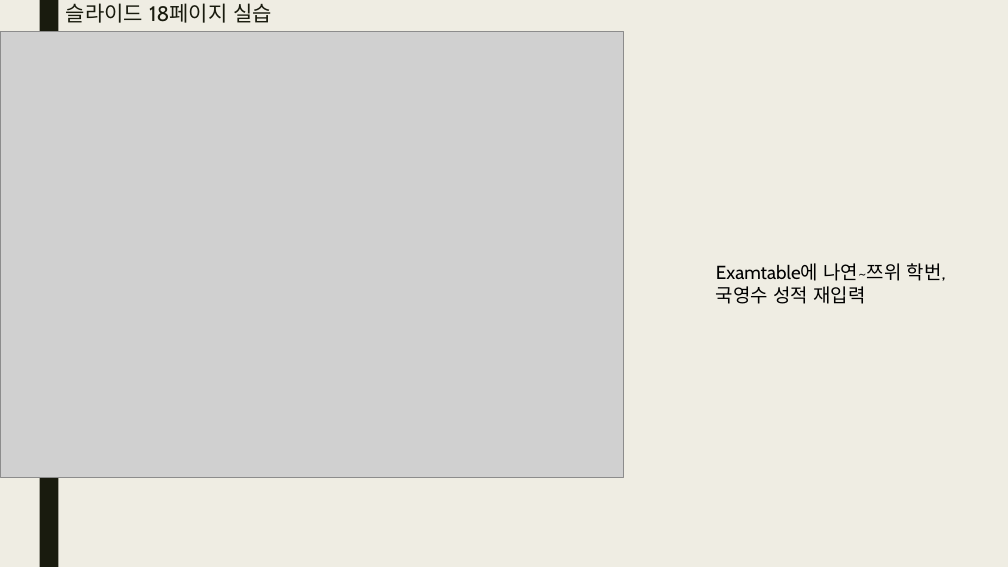
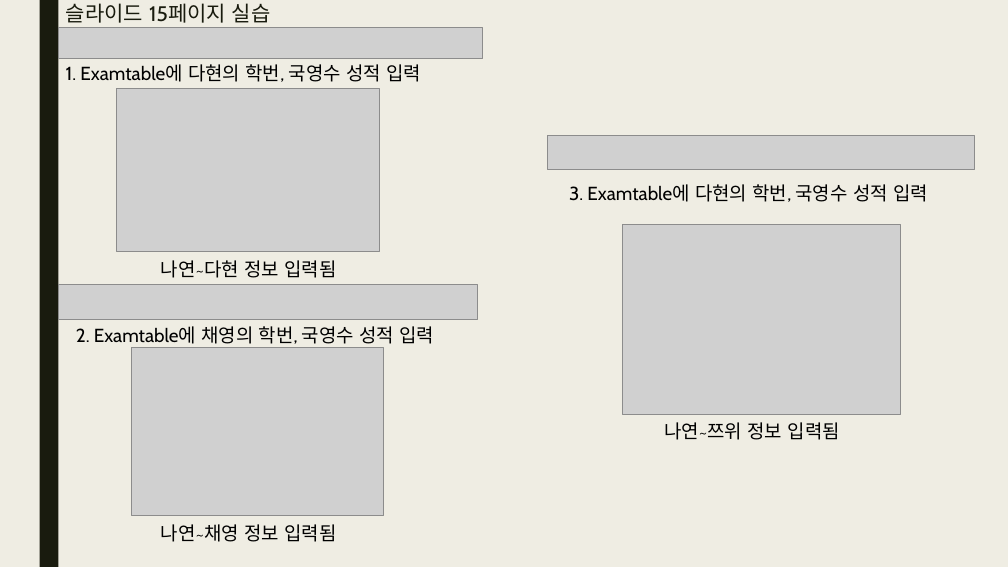
Before and after one commit to bino0130/politec-database, a slide deck: slide 10 of 데이터베이스프로그래밍 과제/20230508 데이터베이스 1강 과제 남정현.pptx (slide 12 before the commit). Drawn at 1008x567 pixels with LibreOffice and Linux fonts; fonts in the diff are those of the drawing; grey boxes stand for pictures. Boxes give left, top, right and bottom in pixels: in the first picture for what was removed or moved away, otherwise in the second. Text is boxed around its words. In the diff, an @@ line names an element or a change of style, - is before the commit and + after.

```diff
--- a/데이터베이스프로그래밍 과제/20230508 데이터베이스 1강 과제 남정현.pptx
+++ b/데이터베이스프로그래밍 과제/20230508 데이터베이스 1강 과제 남정현.pptx
@@ picture added at <box>58,27,483,59</box> @@
@@ title at <box>66,3,271,23</box>: text changed @@
-슬라이드 18페이지 실습
+슬라이드 15페이지 실습
@@ picture removed at <box>0,31,624,478</box> @@
@@ text added at <box>66,64,421,82</box>, 18 pt, text #000000 @@
+1. Examtable에 다현의 학번, 국영수 성적 입력
@@ picture added at <box>116,88,380,251</box> @@
@@ picture added at <box>547,136,975,170</box> @@
@@ text at <box>569,184,928,202</box>: text changed @@
-Examtable에 나연~쯔위 학번, 국영수 성적 재입력
+3. Examtable에 다현의 학번, 국영수 성적 입력
@@ picture added at <box>622,225,901,414</box> @@
@@ text added at <box>161,260,336,278</box>, 18 pt, text #000000 @@
+나연~다현 정보 입력됨
@@ picture added at <box>58,285,477,320</box> @@
@@ text added at <box>76,326,434,344</box>, 18 pt, text #000000 @@
+2. Examtable에 채영의 학번, 국영수 성적 입력
@@ picture added at <box>132,348,384,516</box> @@
@@ text added at <box>664,422,840,440</box>, 18 pt, text #000000 @@
+나연~쯔위 정보 입력됨
@@ text added at <box>161,524,336,542</box>, 18 pt, text #000000 @@
+나연~채영 정보 입력됨
```
Also in this commit, not shown: 6 other slides changed, 6 slides added, 13 other files.
